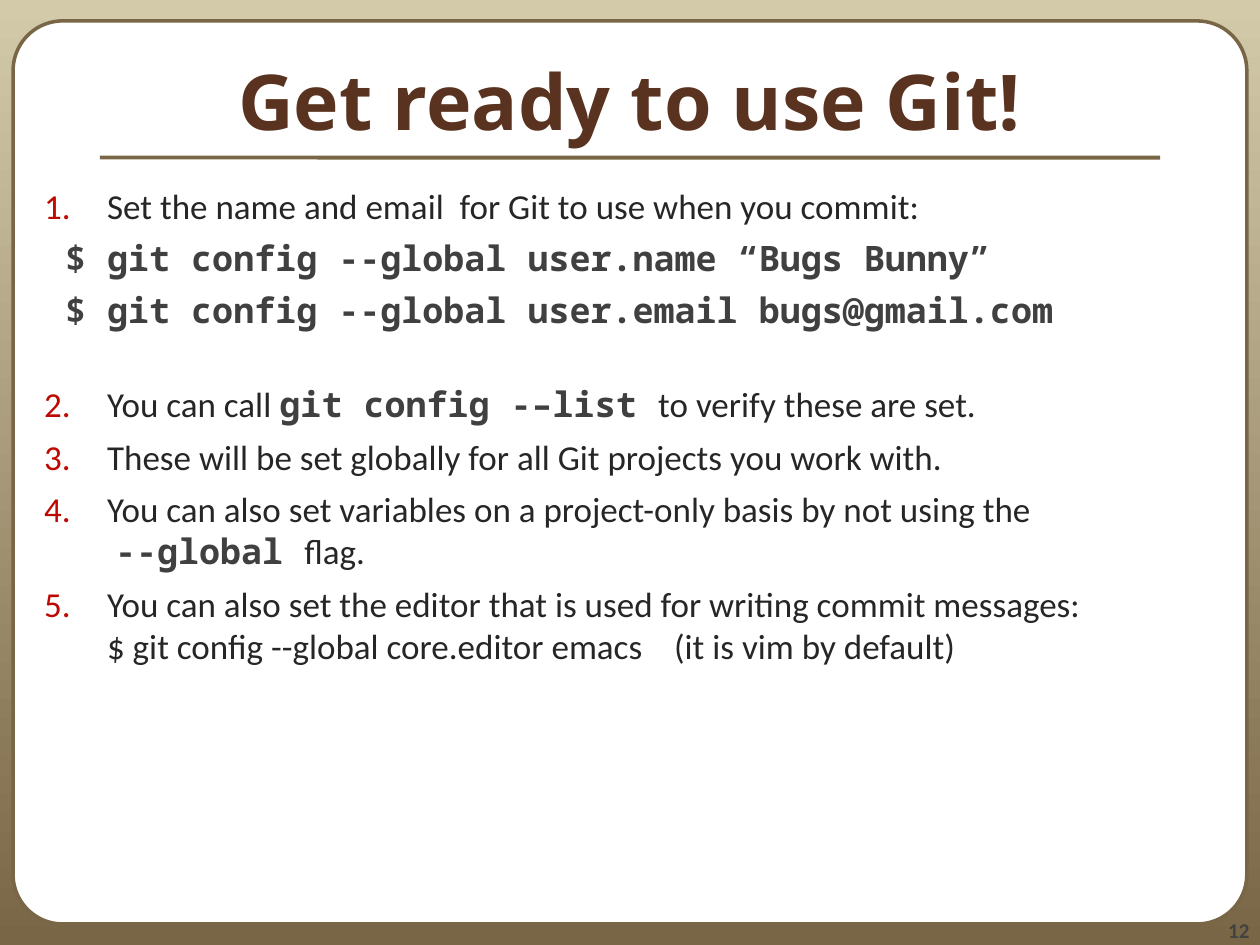
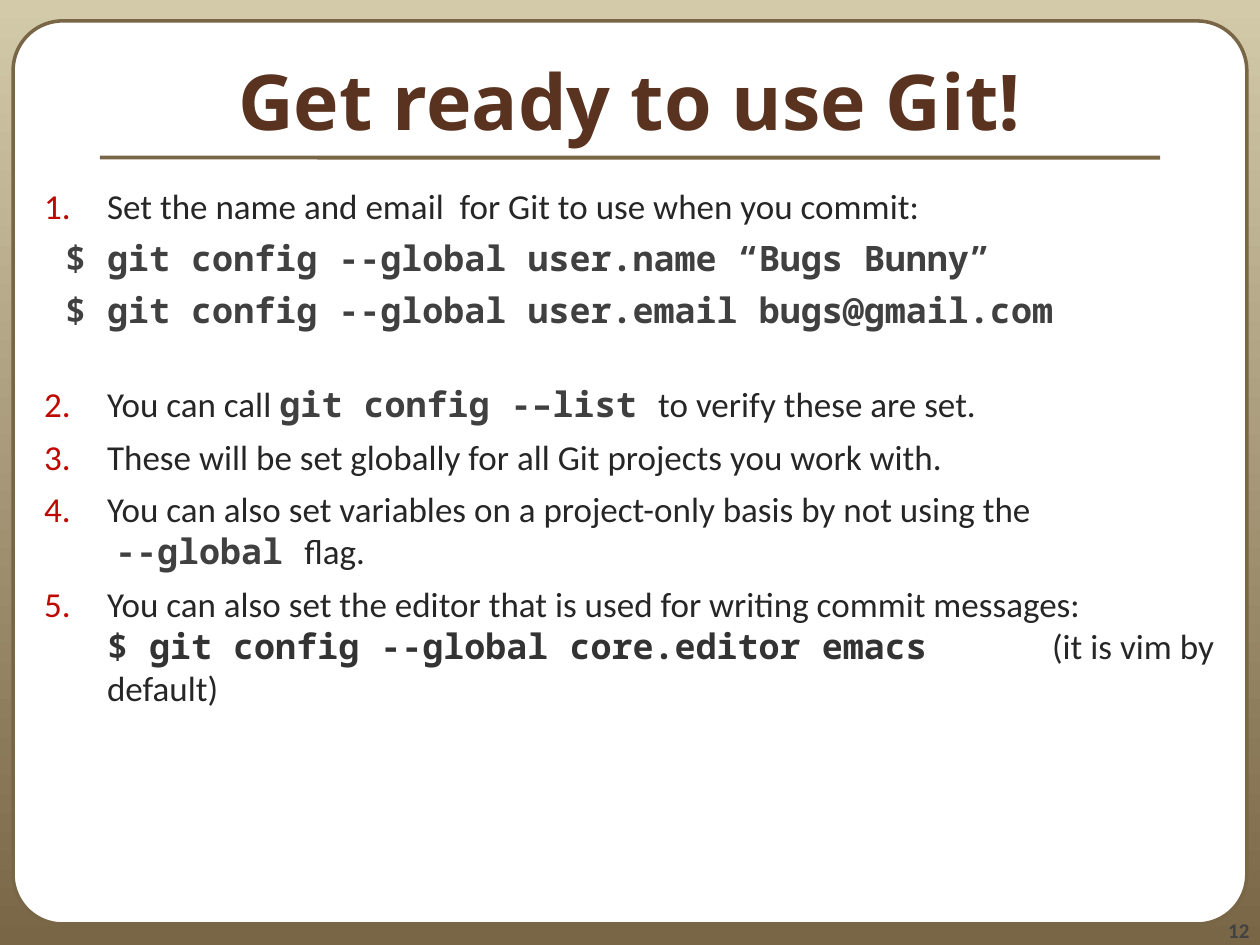
Before and after one commit to rdeits/git-tutorial, a slide deck: slide 12 of 390aGitIntro_12au.odp. Drawn at 1260x945 pixels with LibreOffice and Linux fonts; fonts in the diff are those of the drawing. Boxes give left, top, right and bottom in pixels: in the first picture for what was removed or moved away, otherwise in the second. Text is boxed around its words. In the diff, an @@ line names an element or a change of style, - is before the commit and + after.

```diff
--- a/390aGitIntro_12au.odp
+++ b/390aGitIntro_12au.odp
@@ text at bbox=[107, 592, 1214, 706]: font Calibri to Noto Sans Mono, text colour #262626 to #333333, bold on in "$ git config --global core.editor emacs" @@
```
Also in this commit, not shown: 5 slides added, 1 slide removed.
